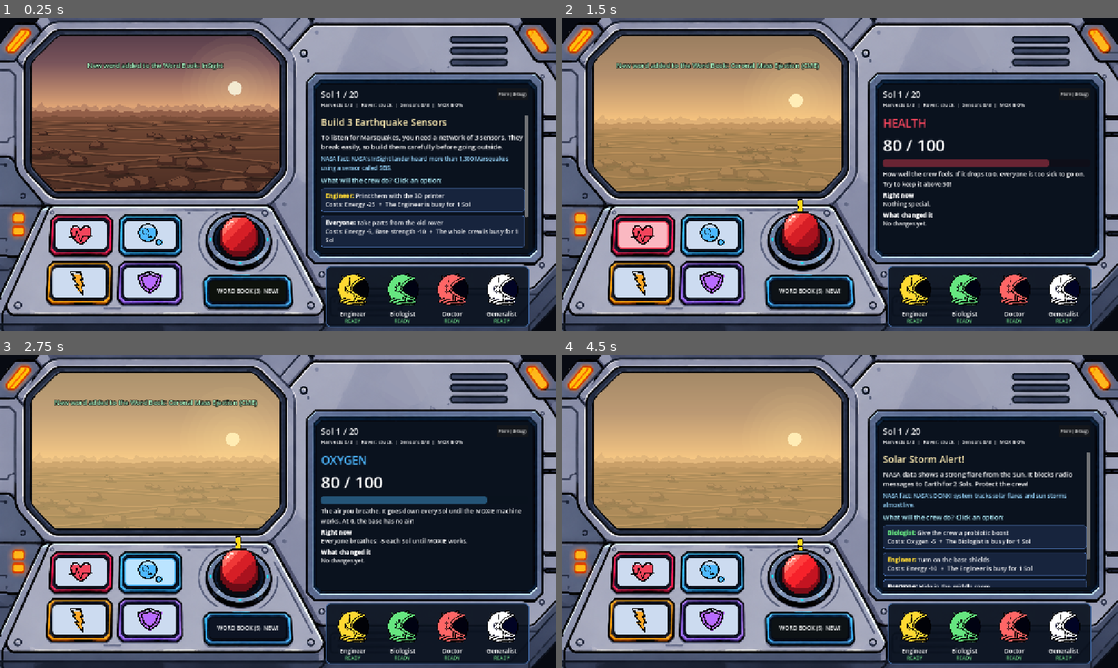
Above: before the commit, frames 1-4 (two rows, left to right).
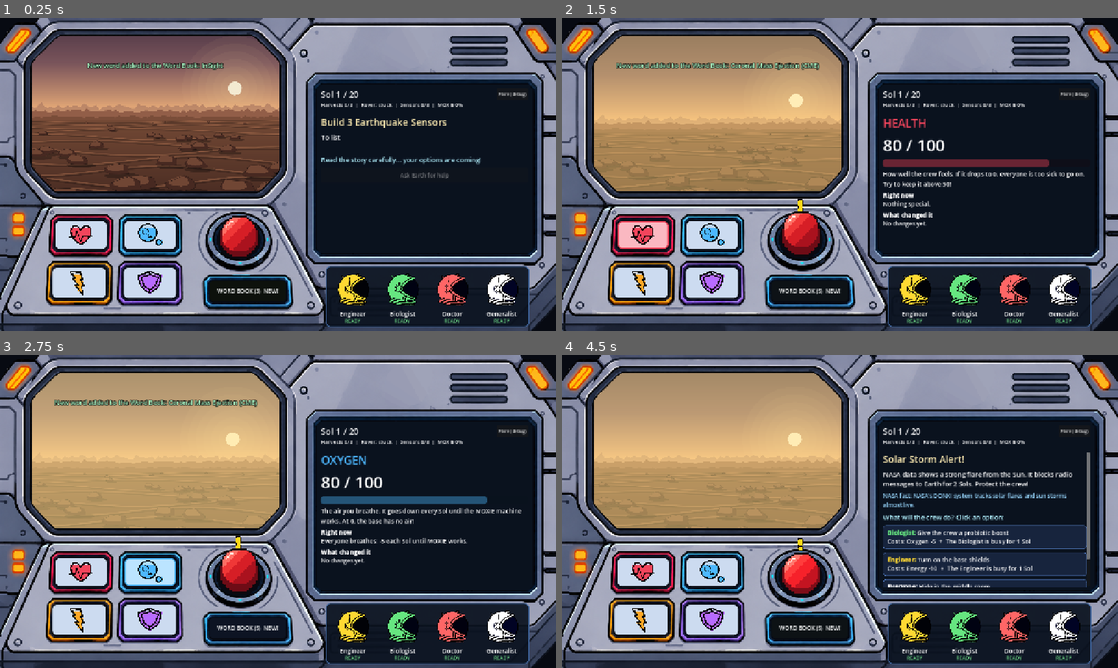
Above: after the commit, the same moments.

Repository: a930853/NasaHackaton_2026
Game: Godot game, scene res://Scenes/Gameplay.tscn
The game is run twice, just before and just after one commit, with the same random seed, the same clock (stepped at 60 frames per second) and the same inputs. This scene is started directly instead of the project's main scene.
Inputs (mouse positions are in pixels of both pictures, inside the frame that each line leads up to):
- Up to frame 1 (0.25 s): no input
- Up to frame 2 (1.5 s): click "Flare (debug)" at 0.5 s; click (645, 233) at 1.25 s
- Up to frame 3 (2.75 s): click (150, 570) at 2 s
- Up to frame 4 (4.5 s): click (639, 621) at 2.75 s; click (712, 621) at 3.5 s; click (801, 570) at 4.25 s

The runs differ from the first frame. In frame 1, 8.5% of the frame differs, in the area x 57-95%, y 31-74%; in frame 2, nothing differs; in frame 3, less than 0.1%; in frame 4, less than 0.1%.

Commit message:
Texto progresivo

Diff:
--- a/game/Scripts/main_ui.gd
+++ b/game/Scripts/main_ui.gd
@@ -66,6 +66,7 @@
 const GENERAL_LABEL: String = "Everyone"
 const WAITING_TEXT: String = "The crew is choosing on their phones..."
 const SOLO_PROMPT: String = "What will the crew do? Click an option:"
+const READING_PROMPT: String = "Read the story carefully... your options are coming!"
 
 const DEFEAT_REASONS: Dictionary = {
 	"health": "The whole crew got too sick to go on.",
@@ -129,6 +130,9 @@
 @onready var words_button: Button = %WordsButton
 
 var _options_box: VBoxContainer       # opciones clicables (solo en partida individual)
+var _typing_tween: Tween = null       # el texto del evento sale poco a poco
+var _fact_to_show: bool = false       # dato NASA y pista de la Tierra salen al acabar de leer
+var _hint_to_show: bool = false
 var _stat_buttons: Dictionary = {}    # stat -> Button
 var _stat_icons: Dictionary = {}      # stat -> StatIcon (dibujo en la cara del botón)
 var _words_label: Label
@@ -168,6 +172,7 @@
 	TurnManager.earth_help_changed.connect(_refresh_earth_help_button)
 	TurnManager.game_ended.connect(_on_game_ended)
 	TurnManager.votes_changed.connect(_on_votes_changed)
+	TurnManager.reading_finished.connect(_on_reading_finished)
 
 	continue_button.pressed.connect(TurnManager.continue_after_resolution)
 	earth_help_button.pressed.connect(_open_earth_panel)
@@ -320,7 +325,8 @@
 	for child in _options_box.get_children():
 		_options_box.remove_child(child)
 		child.queue_free()
-	var show_options: bool = _is_solo() and TurnManager.phase == TurnManager.Phase.DECISION
+	var show_options: bool = _is_solo() and TurnManager.phase == TurnManager.Phase.DECISION \
+		and not TurnManager.reading
 	_options_box.visible = show_options
 	if not show_options:
 		return
@@ -373,7 +379,7 @@
 	_refresh_conditions()
 	_refresh_earth_help_button()
 	crew_panel.refresh()
-	debug_options_button.disabled = TurnManager.phase != TurnManager.Phase.DECISION
+	debug_options_button.disabled = TurnManager.phase != TurnManager.Phase.DECISION or TurnManager.reading
 	debug_options_button.visible = not _is_solo()   # solo: las opciones ya están en pantalla
 
 
@@ -554,9 +560,13 @@
 	description_label.text = str(event.get("description", ""))
 	var fact: String = str(event.get("nasa_fact", ""))
 	nasa_fact_label.text = "NASA fact: " + fact
-	nasa_fact_label.visible = not fact.is_empty()
 	hint_label.text = hint
-	hint_label.visible = not hint.is_empty()
+	# El texto sale poco a poco para que se lea; el dato NASA, la pista y las opciones salen al acabar.
+	_fact_to_show = not fact.is_empty()
+	_hint_to_show = not hint.is_empty()
+	nasa_fact_label.visible = _fact_to_show and not TurnManager.reading
+	hint_label.visible = _hint_to_show and not TurnManager.reading
+	_start_typing(TurnManager.reading)
 
 	# Foto de cómo estaba todo antes de decidir, para enseñar después qué cambió.
 	for stat in GameState.STAT_NAMES:
@@ -574,7 +584,39 @@
 	_refresh_all()
 
 
+## Escribe la descripción letra a letra (o la enseña entera si ya se había leído, p. ej. en un desempate).
+func _start_typing(animate: bool) -> void:
+	if _typing_tween != null:
+		_typing_tween.kill()
+		_typing_tween = null
+	if not animate:
+		description_label.visible_ratio = 1.0
+		return
+	description_label.visible_ratio = 0.0
+	_typing_tween = create_tween()
+	_typing_tween.tween_property(description_label, "visible_ratio", 1.0, TurnManager.reading_seconds)
+
+
+func _stop_typing() -> void:
+	if _typing_tween != null:
+		_typing_tween.kill()
+		_typing_tween = null
+	description_label.visible_ratio = 1.0
+
+
+## Se acabó el tiempo de lectura: sale lo que faltaba (dato NASA, pista) y ya se puede elegir.
+func _on_reading_finished() -> void:
+	_stop_typing()
+	nasa_fact_label.visible = _fact_to_show
+	hint_label.visible = _hint_to_show
+	waiting_label.text = _waiting_text()
+	_refresh_options_box()
+	_refresh_all()
+
+
 func _waiting_text() -> String:
+	if TurnManager.reading:
+		return READING_PROMPT
 	if _is_solo():
 		return SOLO_PROMPT
 	return "%s %s" % [WAITING_TEXT, TurnManager.vote_progress_text()]
@@ -657,6 +699,9 @@
 
 
 func _on_decision_resolved(option: Dictionary, feedback: String, success: bool) -> void:
+	_stop_typing()
+	nasa_fact_label.visible = _fact_to_show
+	hint_label.visible = _hint_to_show
 	waiting_label.visible = false
 	_refresh_options_box()   # ya no hay nada que elegir: se quitan las opciones
 	_debug_panel.close()
--- a/game/Scripts/phone_bridge.gd
+++ b/game/Scripts/phone_bridge.gd
@@ -36,6 +36,7 @@
 	TurnManager.decision_resolved.connect(_on_decision_resolved)
 	TurnManager.game_ended.connect(_on_game_ended)
 	TurnManager.votes_changed.connect(_on_votes_changed)
+	TurnManager.reading_finished.connect(_on_reading_finished)
 
 
 ## Roles de los jugadores de la sala (sin repetir). Con `only_connected`, solo los que tienen el móvil conectado.
@@ -143,6 +144,14 @@
 		_send(player, _current_view(str(player.get("role", ""))))
 
 
+## Al acabar de leer salen las opciones en los móviles.
+func _on_reading_finished() -> void:
+	if not active:
+		return
+	for player in players:
+		_send(player, _current_view(str(player.get("role", ""))))
+
+
 func _on_decision_resolved(option: Dictionary, feedback: String, success: bool) -> void:
 	if not active:
 		return
--- a/game/Scripts/turn_manager.gd
+++ b/game/Scripts/turn_manager.gd
@@ -16,6 +16,7 @@
 signal decision_resolved(option: Dictionary, feedback: String, success: bool)
 signal timer_updated(seconds_left: int)
 signal earth_help_changed
+signal reading_finished   ## Ya se leyó el evento: se pueden elegir opciones (y empieza la cuenta atrás, si la hay).
 signal game_ended(victory: bool, report: Dictionary)
 ## Cambió el recuento de la votación de los móviles (alguien votó, empate, se fue un votante…).
 signal votes_changed
@@ -24,6 +25,13 @@
 const API_KEY: String = "DEMO_KEY"  # límite bajo: usar una key gratuita de api.nasa.gov en la demo
 const FLARE_EVENT_ID: String = "rt-solar-flare"
 const REQUEST_TIMEOUT: float = 3.0
+
+## Lectura del evento: el texto sale poco a poco y no se puede elegir hasta que acaba, para que
+## se lea antes de pulsar. 30 letras por segundo es más rápido que leer pero se nota que va escribiendo;
+## un texto normal (~220 letras) tarda unos 7 s. Mínimo y máximo para que nunca sea eterno ni instantáneo.
+const READING_CHARS_PER_SECOND: float = 30.0
+const READING_MIN_SECONDS: float = 2.0
+const READING_MAX_SECONDS: float = 10.0
 const FLARE_LOOKBACK_DAYS: int = 3
 
 ## Distancia Tierra-Marte de respaldo (no se consulta JPL Horizons en este prototipo).
@@ -40,6 +48,10 @@
 var current_event: Dictionary = {}
 var current_event_uid: String = ""   # "<id>#<n>": identifica ESTA aparición del evento (para los móviles)
 
+var reading: bool = false              # true mientras el texto del evento sale; aún no se puede decidir
+var reading_seconds: float = 0.0       # lo que dura esa lectura (la pantalla escribe el texto en este tiempo)
+
+var _reading_token: int = 0
 var _event_counter: int = 0
 
 var _first_sol: bool = true
@@ -213,12 +225,35 @@
 				return
 
 	_set_phase(Phase.DECISION)
+	_begin_reading(shown)
 	earth_help_changed.emit()
 	event_presented.emit(shown, hint)
 	if not _has_available_option(shown):
 		_defer_until_crew_returns(event)
 		return
-	_start_countdown(shown)
+	get_tree().create_timer(reading_seconds).timeout.connect(_on_reading_timeout.bind(_reading_token))
+
+
+## Tiempo que se da para leer un evento según lo largo que es su texto.
+func reading_seconds_for(event: Dictionary) -> float:
+	var length: int = str(event.get("description", "")).length()
+	return clampf(float(length) / READING_CHARS_PER_SECOND, READING_MIN_SECONDS, READING_MAX_SECONDS)
+
+
+func _begin_reading(event: Dictionary) -> void:
+	reading = true
+	reading_seconds = reading_seconds_for(event)
+	_reading_token += 1
+
+
+## Acabó el tiempo de lectura (si el evento sigue siendo el mismo): ya se puede decidir.
+func _on_reading_timeout(token: int) -> void:
+	if token != _reading_token or not reading or phase != Phase.DECISION:
+		return
+	reading = false
+	reading_finished.emit()
+	earth_help_changed.emit()
+	_start_countdown(current_event)
 
 
 # ------------------------------------------- Tripulación fuera: opciones bloqueadas
@@ -436,6 +471,9 @@
 			"text": "You are back in %d Sol%s." % [sols_left, "" if sols_left == 1 else "s"]}
 	if phase != Phase.DECISION:
 		return {"screen": "waiting", "title": "Waiting for the crew...", "text": "Look at the main screen."}
+	if reading:
+		return {"screen": "waiting", "title": "Read the story!",
+			"text": "Look at the main screen. Your options will appear in a moment."}
 	if _votes.has(role):
 		var chosen: Dictionary = _find_option(current_event, str(_votes[role]))
 		return {"screen": "waiting", "title": "Vote sent!",
@@ -452,8 +490,8 @@
 ## Por qué no se acepta una elección de un móvil ("" si es válida). Los motivos son los de
 ## `choice_result` del contrato: event_closed, not_eligible, invalid_option.
 func choice_reject_reason(role: String, event_uid: String, option_id: String) -> String:
-	if event_uid != current_event_uid or phase != Phase.DECISION:
-		return "event_closed"
+	if event_uid != current_event_uid or phase != Phase.DECISION or reading:
+		return "event_closed"   # (si aún se está leyendo, tampoco se acepta nada)
 	if GameState.is_away(role):
 		return "not_eligible"
 	if _votes.has(role):
@@ -479,7 +517,7 @@
 ## Elección directa (pantalla principal: partida sin móviles o simulador de debug) o resultado de
 ## la votación de los móviles (cast_vote). `note` es una línea que va antes del resultado.
 func submit_choice(option_id: String, note: String = "") -> bool:
-	if phase != Phase.DECISION:
+	if phase != Phase.DECISION or reading:
 		return false
 	var option: Dictionary = _find_option(current_event, option_id)
 	if option.is_empty() or not option_block_reason(option).is_empty():
@@ -566,7 +604,7 @@
 # ------------------------------------------------------------ Ayuda de la Tierra
 
 func can_request_earth_help() -> bool:
-	if phase != Phase.DECISION or GameState.earth_help_cooldown_left() > 0 or GameState.earth_help_blocked():
+	if phase != Phase.DECISION or reading or GameState.earth_help_cooldown_left() > 0 or GameState.earth_help_blocked():
 		return false
 	var kind: String = str(current_event.get("kind", ""))
 	if kind == "realtime" or kind == "auto" or current_event.has("timer_seconds"):
@@ -704,5 +742,8 @@
 
 
 func _set_phase(new_phase: int) -> void:
+	if new_phase != Phase.DECISION:
+		reading = false      # fuera de la decisión no hay nada que leer
+		_reading_token += 1
 	phase = new_phase
 	phase_changed.emit(new_phase)
Not shown, changed: docs/juego/diseno.md
